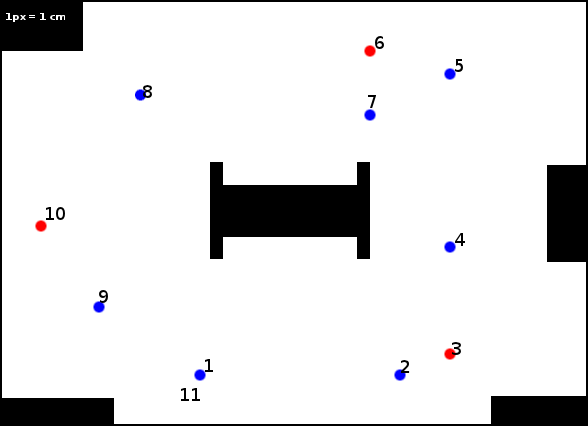
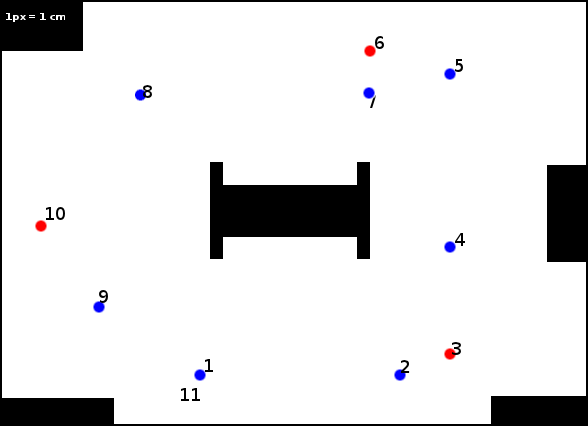
Comparing the layer stacks of the two w=588, h=426 images. Changes:
painted on "waypoints" over [363, 87, 376, 121]
